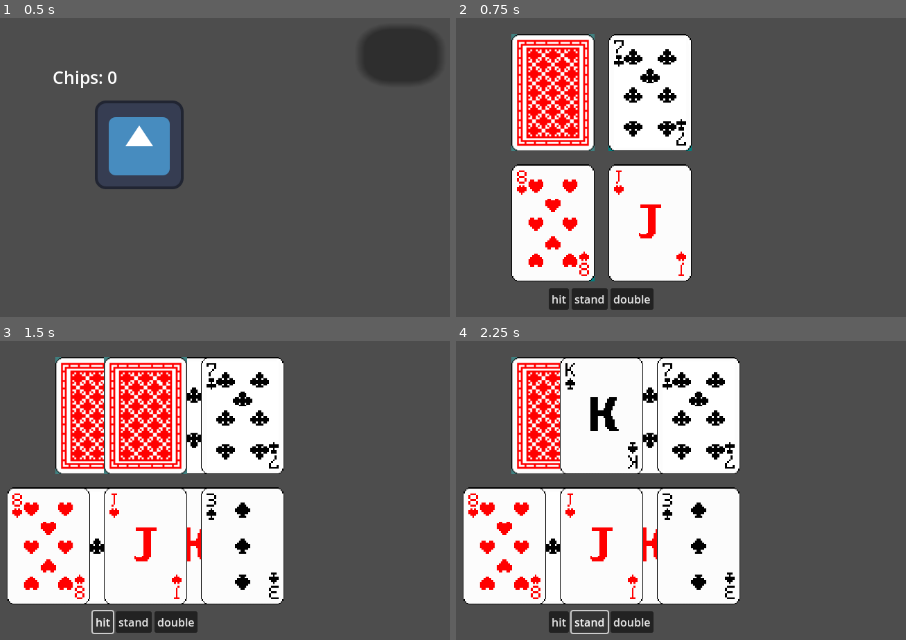
Above: before the commit, frames 1-4 (two rows, left to right).
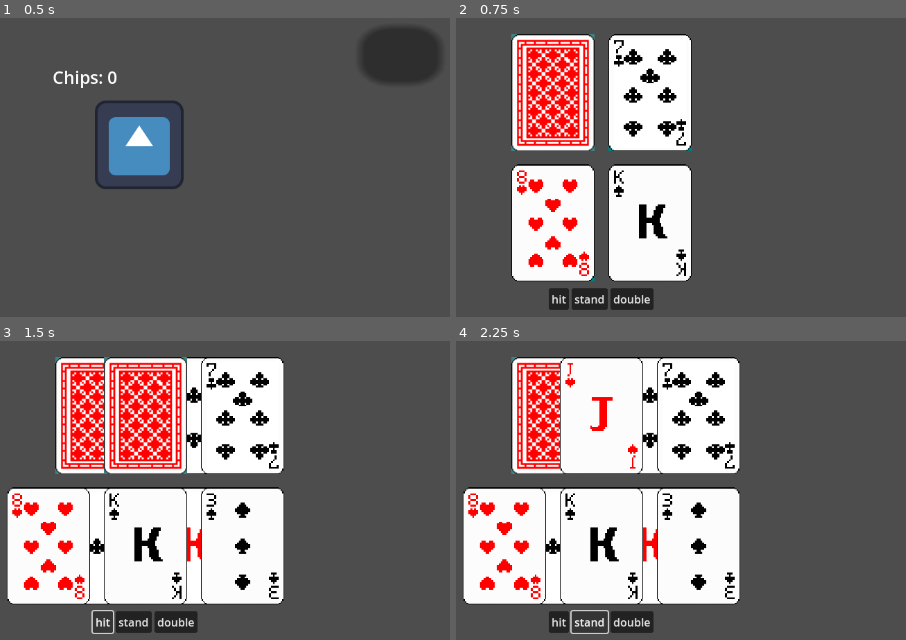
Above: after the commit, the same moments.

Repository: mehrad1w3/casino-clicker
Game: Godot game, scene res://scene/main.tscn
The game is run twice, just before and just after one commit, with the same random seed, the same clock (stepped at 60 frames per second) and the same inputs. The engine's default icon, where the game draws it, is replaced by a stand-in: a white triangle on a blue panel in a dark square.
Inputs (mouse positions are in pixels of both pictures, inside the frame that each line leads up to):
- Up to frame 1 (0.5 s): no input
- Up to frame 2 (0.75 s): click (856, 53) at 0.5 s
- Up to frame 3 (1.5 s): click "hit" at 1.25 s
- Up to frame 4 (2.25 s): click "stand" at 2 s

Frame 1 is identical in both runs. In frame 2, 0.9% of the frame differs, in the area x 35-52%, y 50-87%; in frame 3, 0.9%; in frame 4, 1.8%, in the area x 24-41%, y 7-87%.

Commit message:
Integrate blackjack round results with coin clicker
Added a signal to blackjack to emit chips won at the end of a round. Main script now listens for this signal, updates the coin clicker chips accordingly, and manages UI transitions between the clicker and blackjack scenes. Refactored initialization and round logic for better state management.

Diff:
--- a/scripts/blackjack.gd
+++ b/scripts/blackjack.gd
@@ -8,15 +8,13 @@
 var player_total: int = 0
 var dealer_total: int = 0
 var bet_amount: int = 10
-
+var round_over = false
 @onready var player_cards = $CenterContainer/VBoxContainer/PlayerCards
 @onready var dealer_cards = $CenterContainer/VBoxContainer/DealerCards
 
 func _ready():
 	player_cards.add_theme_constant_override("separation", 20)
 	dealer_cards.add_theme_constant_override("separation", 20)
-
-	start_new_round()
 
 	$CenterContainer/VBoxContainer/buttons/HitButton.pressed.connect(_on_Hit_pressed)
 	$CenterContainer/VBoxContainer/buttons/StandButton.pressed.connect(_on_Stand_pressed)
@@ -37,12 +35,18 @@
 	for c in dealer_cards.get_children():
 		c.queue_free()
 
+
+	deck = generate_deck()
+	shuffle_deck()
+	player_hand.clear()
+	dealer_hand.clear()
+	player_total = 0
+	dealer_total = 0
 	game_state = GameState.PLAYER_TURN
 
-	# Deal cards
 	deal_card_to_player()
-	deal_card_to_dealer(true) # hidden card
 	deal_card_to_player()
+	deal_card_to_dealer(true)
 	deal_card_to_dealer()
 
 
@@ -187,13 +191,27 @@
 	end_round()
 
 
+signal round_finished(chips_won: int)
+
 func end_round():
+	if round_over:
+		return
+	round_over = true
+
 	game_state = GameState.ROUND_OVER
+	print("Bet for this round: ", bet_amount)
+
+	var chips_won = 0
+
 	if player_total > 21:
-		print("❌ Player busted")
+		print("Player busted")
 	elif dealer_total > 21 or player_total > dealer_total:
-		print("✅ Player wins")
+		print("Player wins")
+		chips_won = bet_amount * 2  # double the bet
 	elif player_total == dealer_total:
-		print("➖ Tie")
+		print("Tie")
+		chips_won = bet_amount      # back the bet
 	else:
-		print("🏆 Dealer wins")
+		chips_won = 0
+
+	emit_signal("round_finished", chips_won)
--- a/scripts/coinclicker.gd
+++ b/scripts/coinclicker.gd
@@ -5,7 +5,7 @@
 @onready var label = $Label
 
 func _ready() -> void:
-	chips = 0
+
 	label.text = "Chips: " + str(chips)
 
 func _physics_process(_delta: float) -> void:
@@ -20,4 +20,3 @@
 	get_tree().root.add_child(blackjack)   # main tree
 	blackjack.bet_amount = chips
 	blackjack.start_new_round()
-	chips = 0
--- a/scripts/main.gd
+++ b/scripts/main.gd
@@ -1,15 +1,25 @@
 extends Node2D
 
 func _ready() -> void:
-	#on start
+	# on start
 	$Clicker.show()
 	$blackjack.hide()
 	$Clicker/StartBlackjack.connect("pressed", Callable(self, "_on_start_blackjack_pressed"))
 
+
+	$blackjack.round_finished.connect(_on_blackjack_round_finished)
+
 func _on_start_blackjack_pressed():
 	var chips = $Clicker.chips
-
 	$Clicker.hide()
 	$blackjack.show()
 	$blackjack.bet_amount = $Clicker.chips   # chips from Clicker
 	$blackjack.start_new_round()
+
+func _on_blackjack_round_finished(chips_won: int) -> void:
+
+	$Clicker.chips += chips_won
+
+
+	$Clicker.show()
+	$blackjack.hide()
